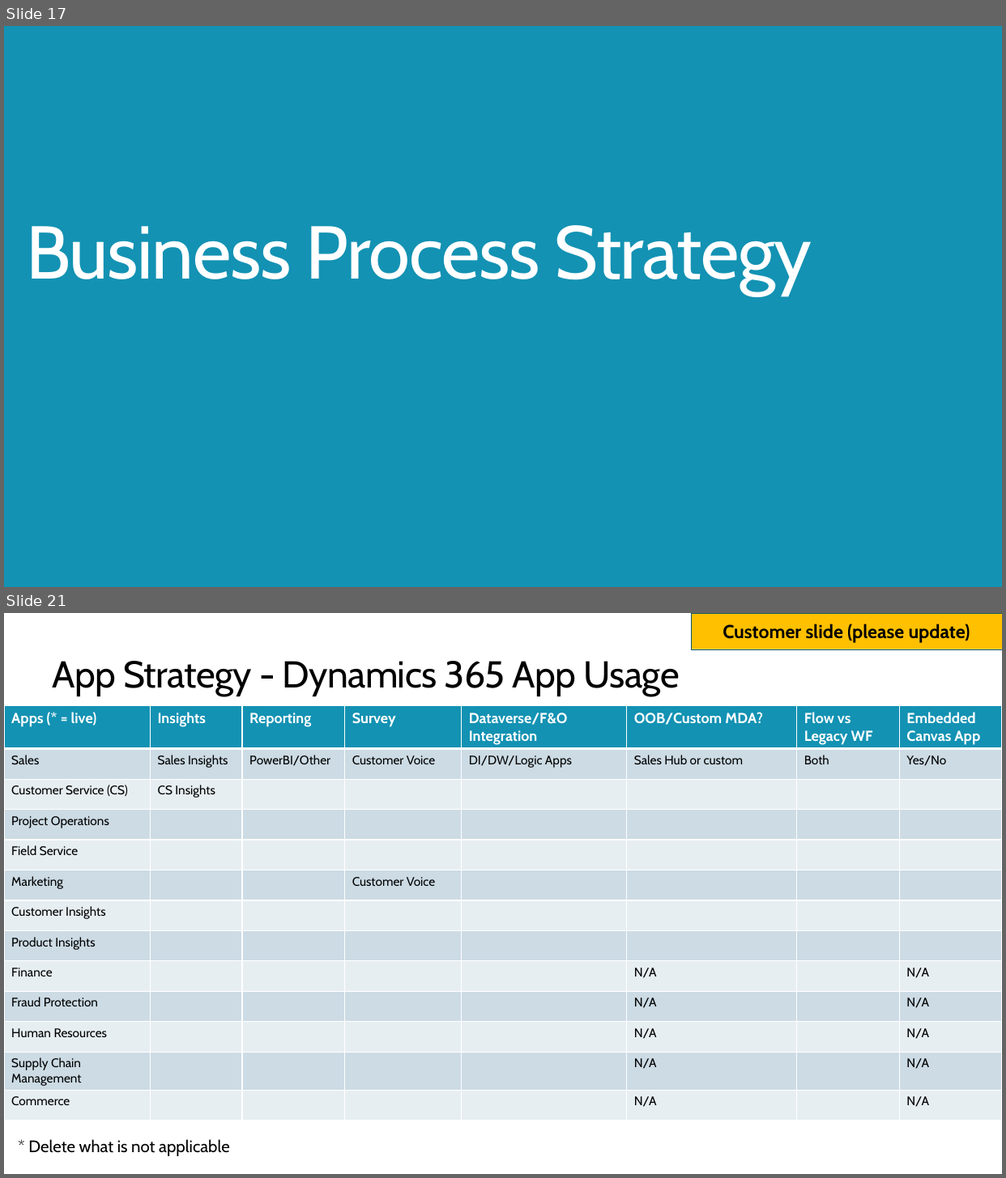
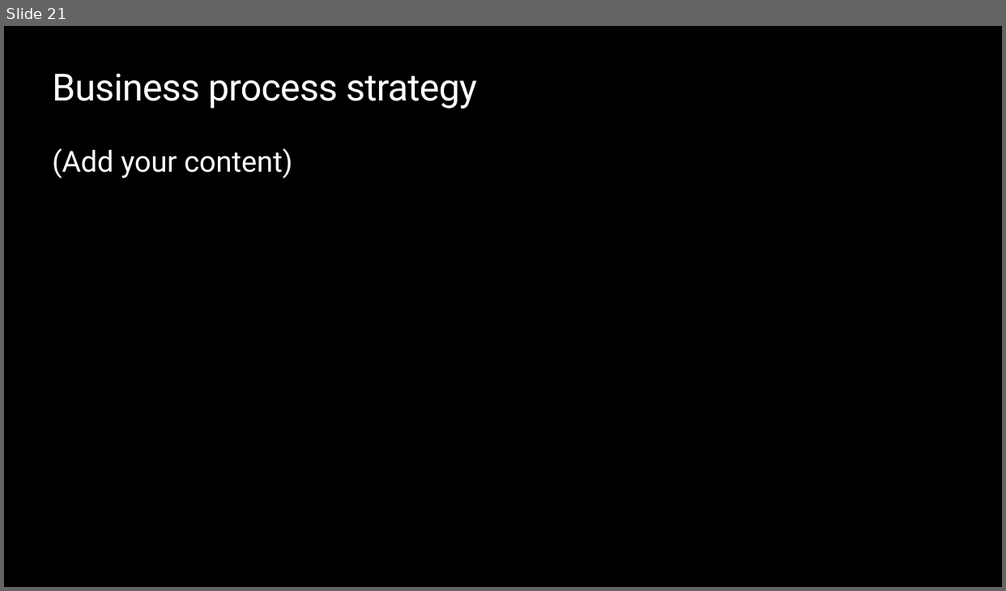
Before and after one commit to MicrosoftDocs/mslearn-developer-tools-power-platform, a slide deck: fasttrack/Solution Blueprint Review workshop template.pptx. Shown one above the other, each under a label of ours: slides 17 and 21 before the commit, slide 21 after it; the slides between them are not shown. The pictures are 1006x1178 and 1006x591 pixels, drawn with LibreOffice and Linux fonts; fonts in the diff are those of the drawing; background and template pictures are left out. Boxes give left, top, right and bottom in pixels: in the first picture for what was removed or moved away, otherwise in the second. Text is boxed around its words. In the diff, an @@ line names an element or a change of style, - is before the commit and + after.

```diff
--- a/fasttrack/Solution Blueprint Review workshop template.pptx
+++ b/fasttrack/Solution Blueprint Review workshop template.pptx
@@ slide 21 removed at (4, 613, 1002, 1174), background #FFFFFF @@
@@ rectangle removed at (691, 613, 1002, 649) @@
-Customer slide (please update)
@@ title removed at (52, 661, 680, 696) @@
-App Strategy - Dynamics 365 App Usage
@@ table removed at (4, 706, 1002, 1120), 13 rows, 8 columns @@
-Apps (* = live) | Insights | Reporting | Survey | Dataverse/F&O Integration | OOB/Custom MDA? | Flow vs Legacy WF | Embedded Canvas App
-Sales | Sales Insights | PowerBI/Other | Customer Voice | DI/DW/Logic Apps | Sales Hub or custom | Both | Yes/No
-Customer Service (CS) | CS Insights |  |  |  |  |  | 
-Project Operations |  |  |  |  |  |  | 
-Field Service |  |  |  |  |  |  | 
-Marketing |  |  | Customer Voice |  |  |  | 
-Customer Insights |  |  |  |  |  |  | 
-Product Insights |  |  |  |  |  |  | 
-Finance |  |  |  |  | N/A |  | N/A
-Fraud Protection |  |  |  |  | N/A |  | N/A
-Human Resources |  |  |  |  | N/A |  | N/A
-Supply Chain Management |  |  |  |  | N/A |  | N/A
-Commerce |  |  |  |  | N/A |  | N/A
@@ text removed at (28, 1139, 230, 1157) @@
-* Delete what is not applicable
@@ what was slide 17 is now slide 21 @@
@@ slide 21 changed as well @@
@@ background #1392B3 to #000000 @@
@@ title at (52, 73, 477, 109): text changed; size 72 to 36 pt; font Cabin to Roboto @@
-Business Process Strategy
+Business process strategy
@@ text added at (52, 148, 292, 178), 28 pt, text #FFFFFF @@
+(Add your content)
```
Also in this commit, not shown: 4 other slides changed, 46 slides added, 64 other slides removed.
